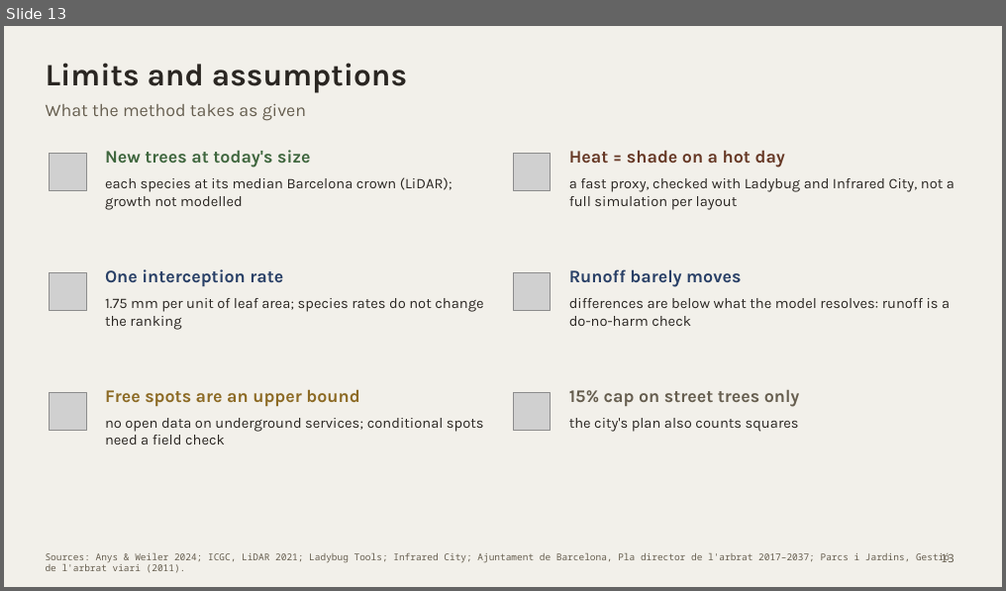
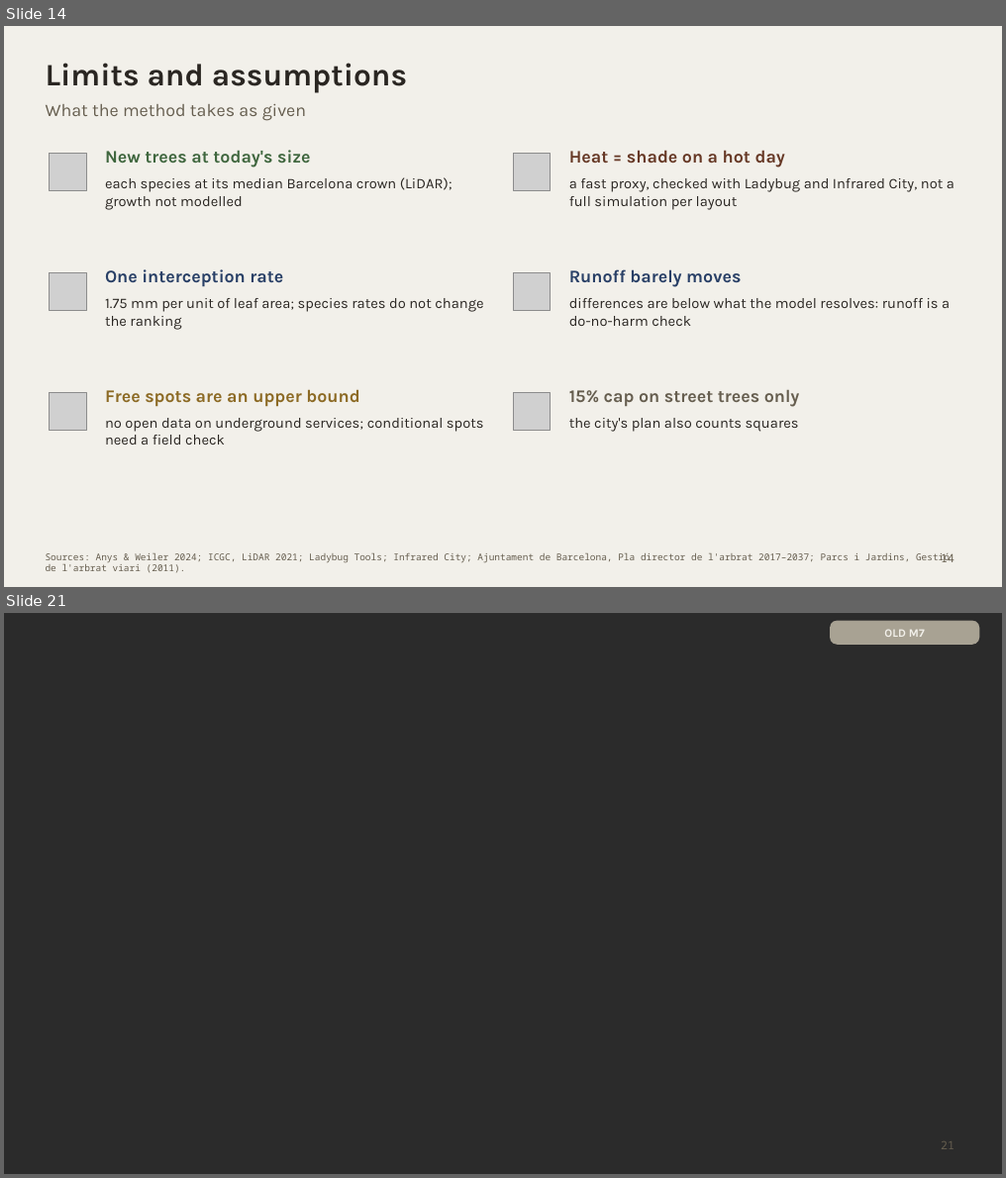
Before and after one commit to giofox96/shade-and-sponge, a slide deck: slides/final/shade_and_sponge_final_new.pptx. Shown one above the other, each under a label of ours: slide 13 before the commit, slides 14 and 21 after it; the slides between them are not shown. The pictures are 1006x591 and 1006x1178 pixels, drawn with LibreOffice and Linux fonts; fonts in the diff are those of the drawing; grey boxes stand for pictures; background and template pictures are left out; a plain dark background stands for a picture behind light text. Boxes give left, top, right and bottom in pixels: in the first picture for what was removed or moved away, otherwise in the second. Text is boxed around its words. In the diff, an @@ line names an element or a change of style, - is before the commit and + after.

```diff
--- a/slides/final/shade_and_sponge_final_new.pptx
+++ b/slides/final/shade_and_sponge_final_new.pptx
@@ slide 21 added at [4, 613, 1002, 1174], background picture (left out) @@
@@ rounded rectangle added at [830, 621, 979, 645], fill #A8A293 @@
@@ text added at [884, 629, 925, 637], 11 pt, text #F2F0EA, bold @@
+OLD M7
@@ page number added at [941, 1142, 954, 1150], 11 pt, text #665E4F @@
+21
@@ what was slide 13 is now slide 14 @@
@@ page number at [941, 554, 954, 563]: text changed @@
-13
+14
```
Also in this commit, not shown: 24 other slides added, 1 other file.
